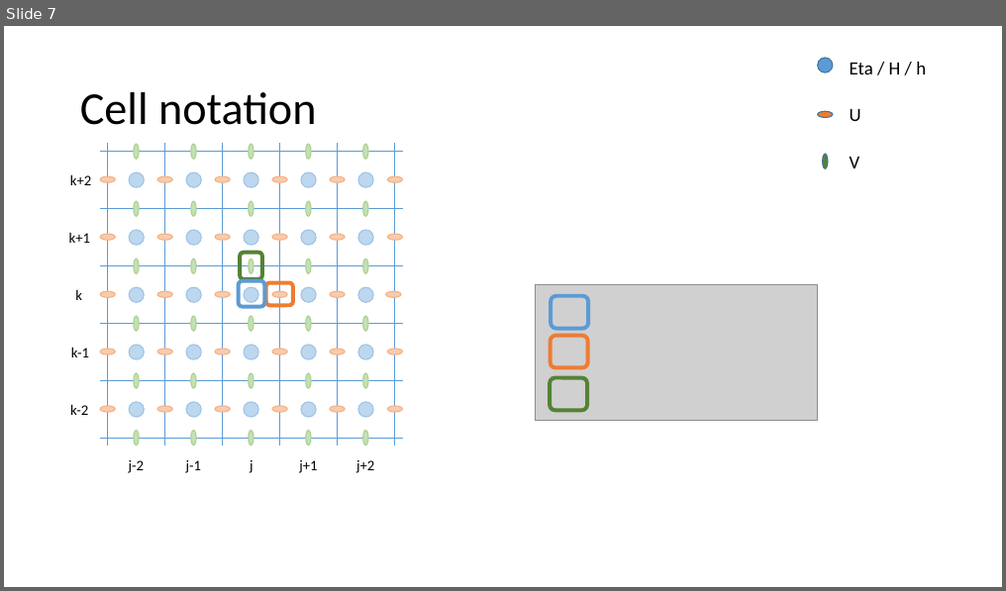
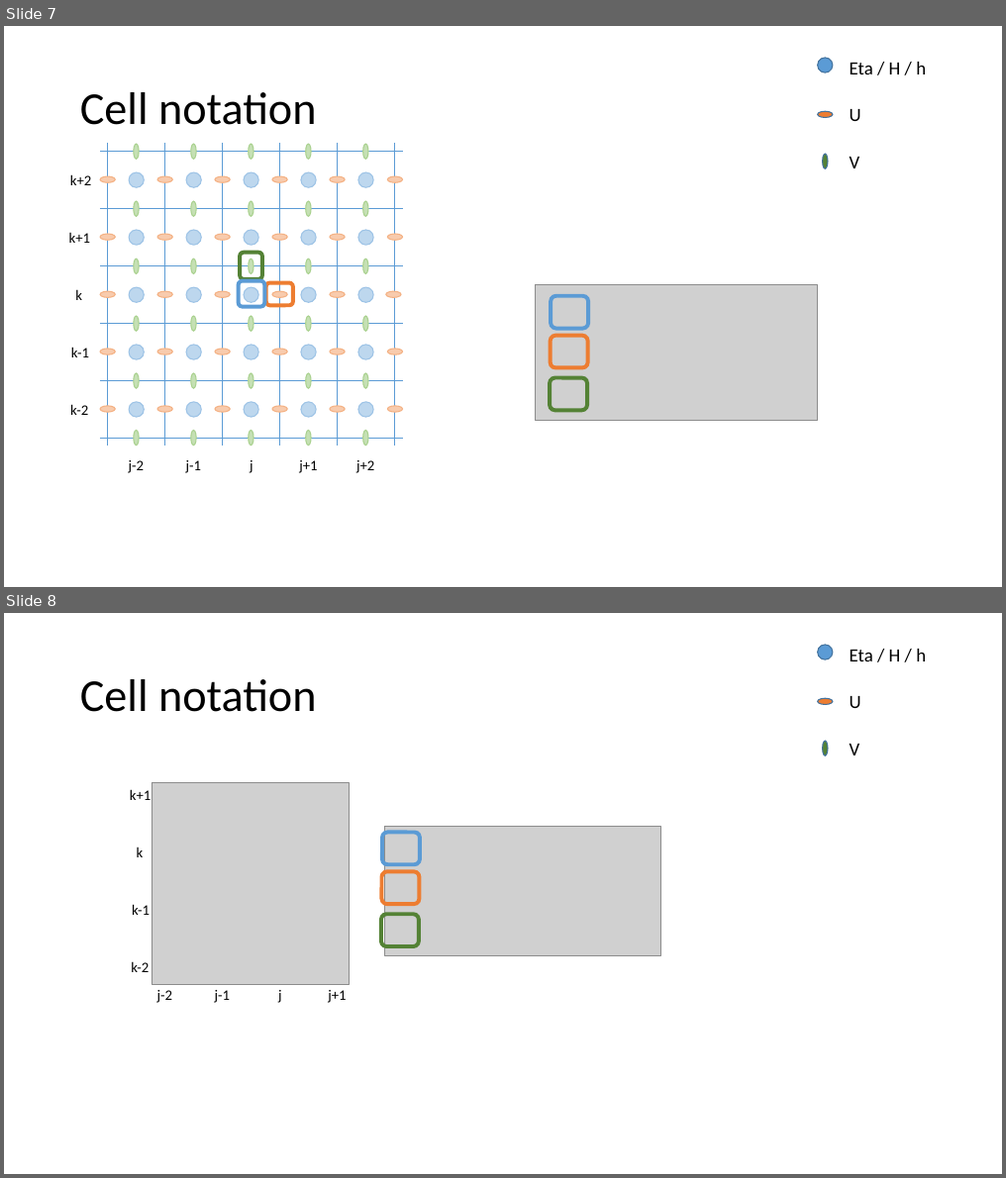
Before and after one commit to metno/gpu-ocean, a slide deck: python/fbl_ctcs_stencils.pptx. Shown one above the other, each under a label of ours: slide 7 before the commit, slides 7 and 8 after it. The pictures are 1006x591 and 1006x1178 pixels, drawn with LibreOffice and Linux fonts; fonts in the diff are those of the drawing; grey boxes stand for pictures. Boxes give left, top, right and bottom in pixels: in the first picture for what was removed or moved away, otherwise in the second. Text is boxed around its words. In the diff, an @@ line names an element or a change of style, - is before the commit and + after.

```diff
--- a/python/fbl_ctcs_stencils.pptx
+++ b/python/fbl_ctcs_stencils.pptx
@@ slide 8 added at [4,613,1002,1174], background #FFFFFF @@
@@ title added at [80,679,317,712], 44 pt, text #000000 @@
+Cell notation
@@ group added at [818,645,926,756]: 3 ellipses, 3 texts @@
+Eta / H / h
+U
+V
@@ group added at [116,775,668,1015]: 8 texts, 3 rounded rectangles, 2 pictures, 1 rectangle @@
+j-2
+j-1
+j+1
+j
+k
+k+1
+k-2
+k-1
```
Also in this commit, not shown: 7 slides changed, 7 other slides added.
